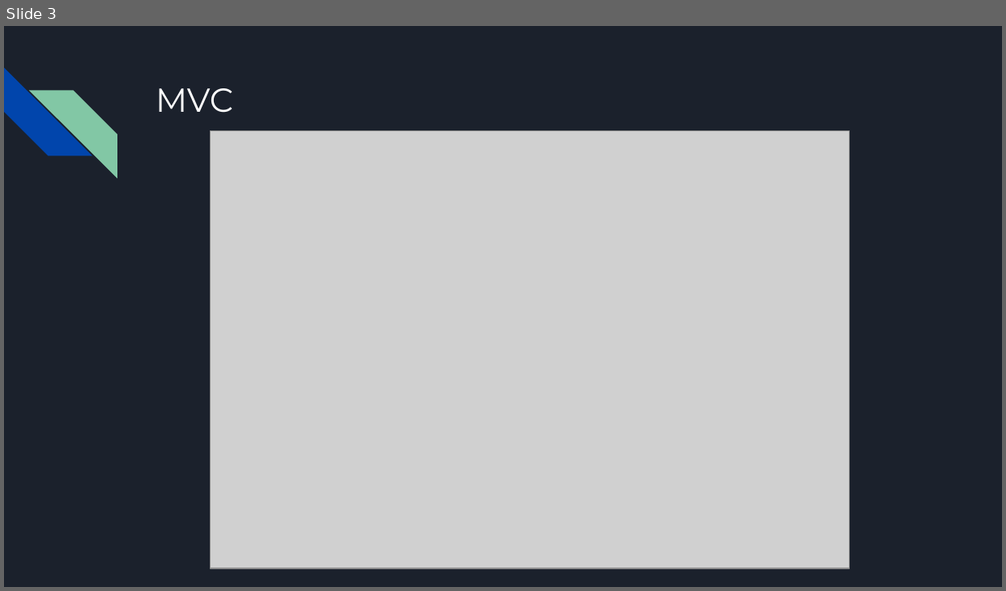
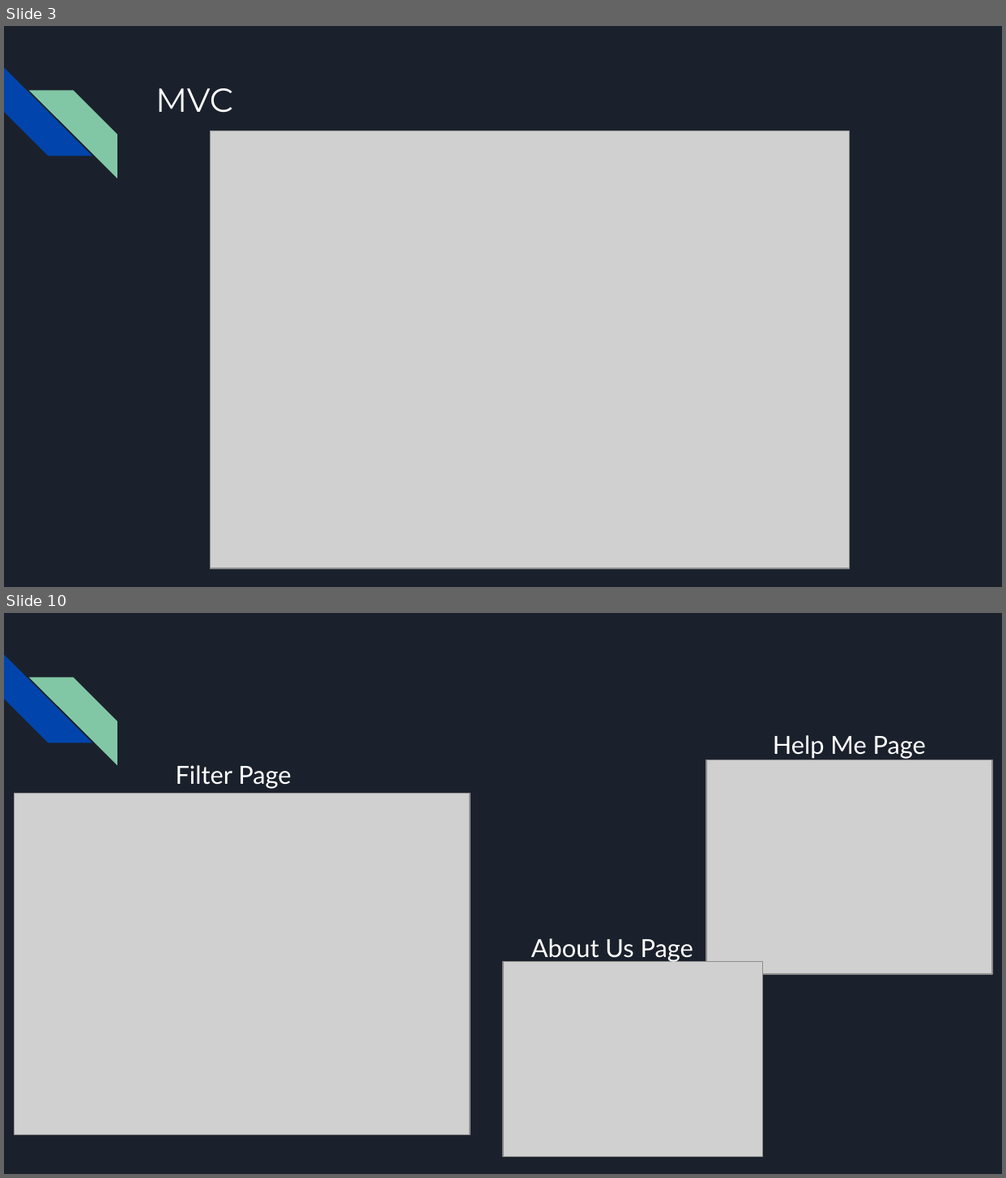
Before and after one commit to brianj-kim/ENSE-374-Project, a slide deck: Milestone#2 Reportouts/Milestone 2 report (WIP).pptx. Shown one above the other, each under a label of ours: slide 3 before the commit, slides 3 and 10 after it; the slides between them are not shown. The pictures are 1006x591 and 1006x1178 pixels, drawn with LibreOffice and Linux fonts; fonts in the diff are those of the drawing; grey boxes stand for pictures. Boxes give left, top, right and bottom in pixels: in the first picture for what was removed or moved away, otherwise in the second. Text is boxed around its words. In the diff, an @@ line names an element or a change of style, - is before the commit and + after.

```diff
--- a/Milestone#2 Reportouts/Milestone 2 report (WIP).pptx
+++ b/Milestone#2 Reportouts/Milestone 2 report (WIP).pptx
@@ slide 10 added at [4, 613, 1002, 1174], background #1B212C; not listed: 2 template elements that a slide beside it also shows @@
@@ text added at [773, 735, 926, 759], 18 pt, text #FFFFFF @@
+Help Me Page
@@ text added at [176, 765, 291, 789], 18 pt, text #FFFFFF @@
+Filter Page
@@ picture added at [706, 760, 993, 974] @@
@@ picture added at [14, 793, 470, 1135] @@
@@ text added at [531, 939, 693, 962], 18 pt, text #FFFFFF @@
+About Us Page
@@ picture added at [503, 962, 762, 1157] @@
```
Also in this commit, not shown: 10 slides changed, 2 other slides added, 2 slides removed.
